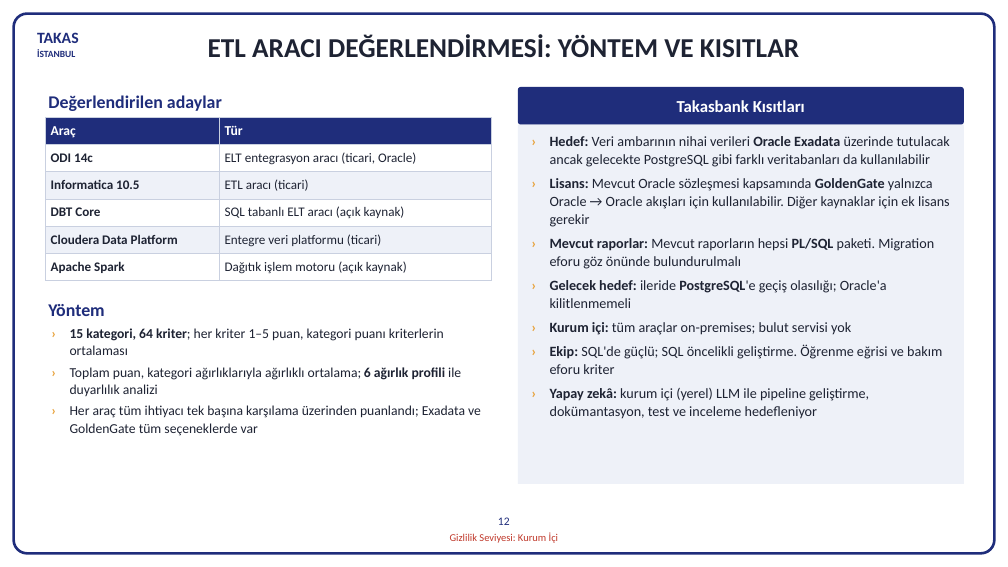
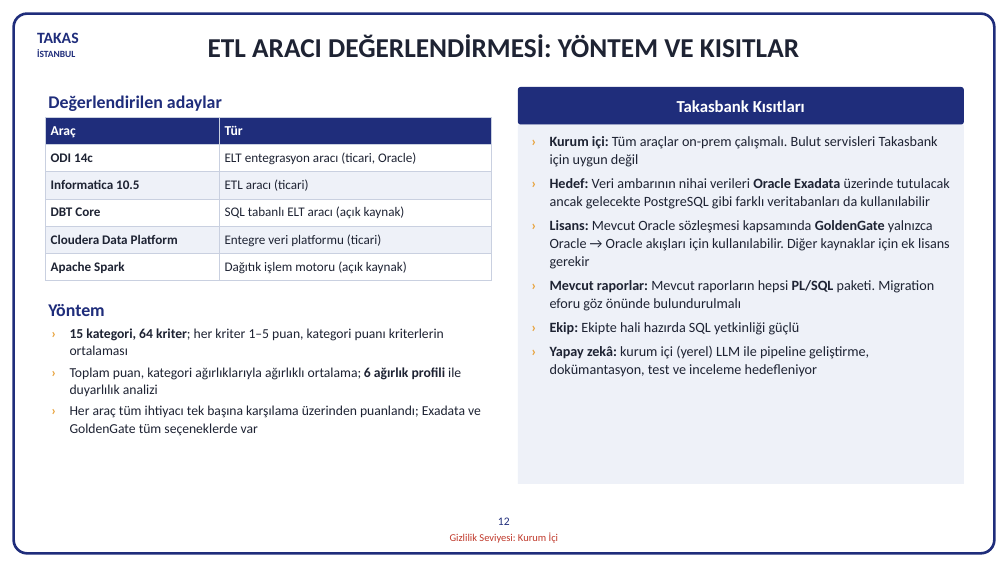
Before and after one commit to hanifidemirel0/Cursor-Projects, a slide deck: slide 12 of outputs/dwh-sunum-kasim-2026/5 - DWHSunum_Kasim2026.pptx. Drawn at 1008x567 pixels with LibreOffice and Linux fonts; fonts in the diff are those of the drawing. Boxes give left, top, right and bottom in pixels: in the first picture for what was removed or moved away, otherwise in the second. Text is boxed around its words. In the diff, an @@ line names an element or a change of style, - is before the commit and + after.

```diff
--- a/outputs/dwh-sunum-kasim-2026/5 - DWHSunum_Kasim2026.pptx
+++ b/outputs/dwh-sunum-kasim-2026/5 - DWHSunum_Kasim2026.pptx
@@ text at [550, 136, 938, 167]: paragraph added @@
+› Kurum içi: Tüm araçlar on-prem çalışmalı. Bulut servisleri Takasbank için uygun değil
@@ text at [550, 322, 800, 335]: text changed @@
-› Gelecek hedef: ileride PostgreSQL'e geçiş olasılığı; Oracle'a kilitlenmemeli
-› Kurum içi: tüm araçlar on-premises; bulut servisi yok
-› Ekip: SQL'de güçlü; SQL öncelikli geliştirme. Öğrenme eğrisi ve bakım eforu kriter
+› Ekip: Ekipte hali hazırda SQL yetkinliği güçlü
```
Also in this commit, not shown: 2 other files.
